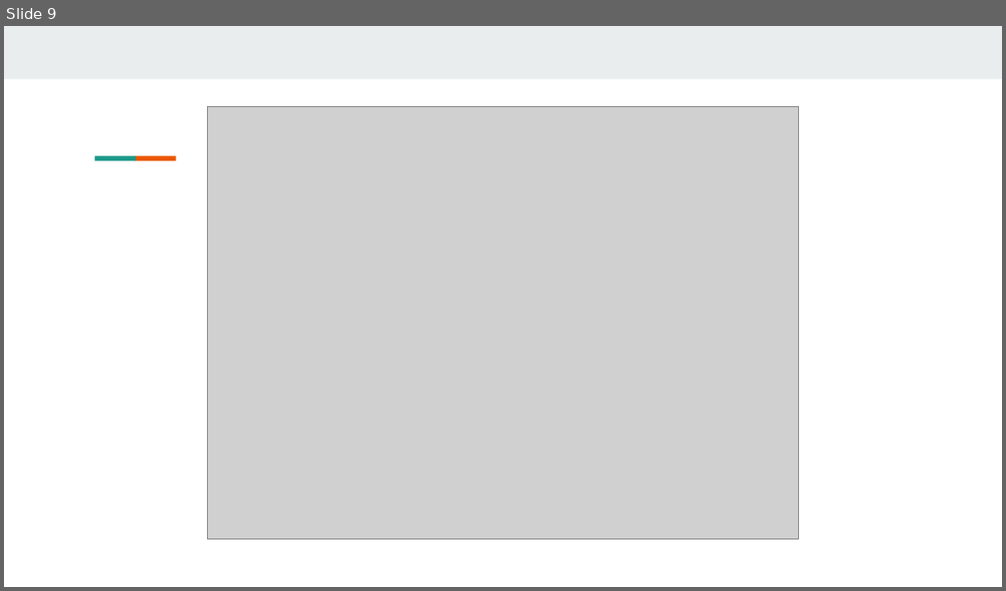
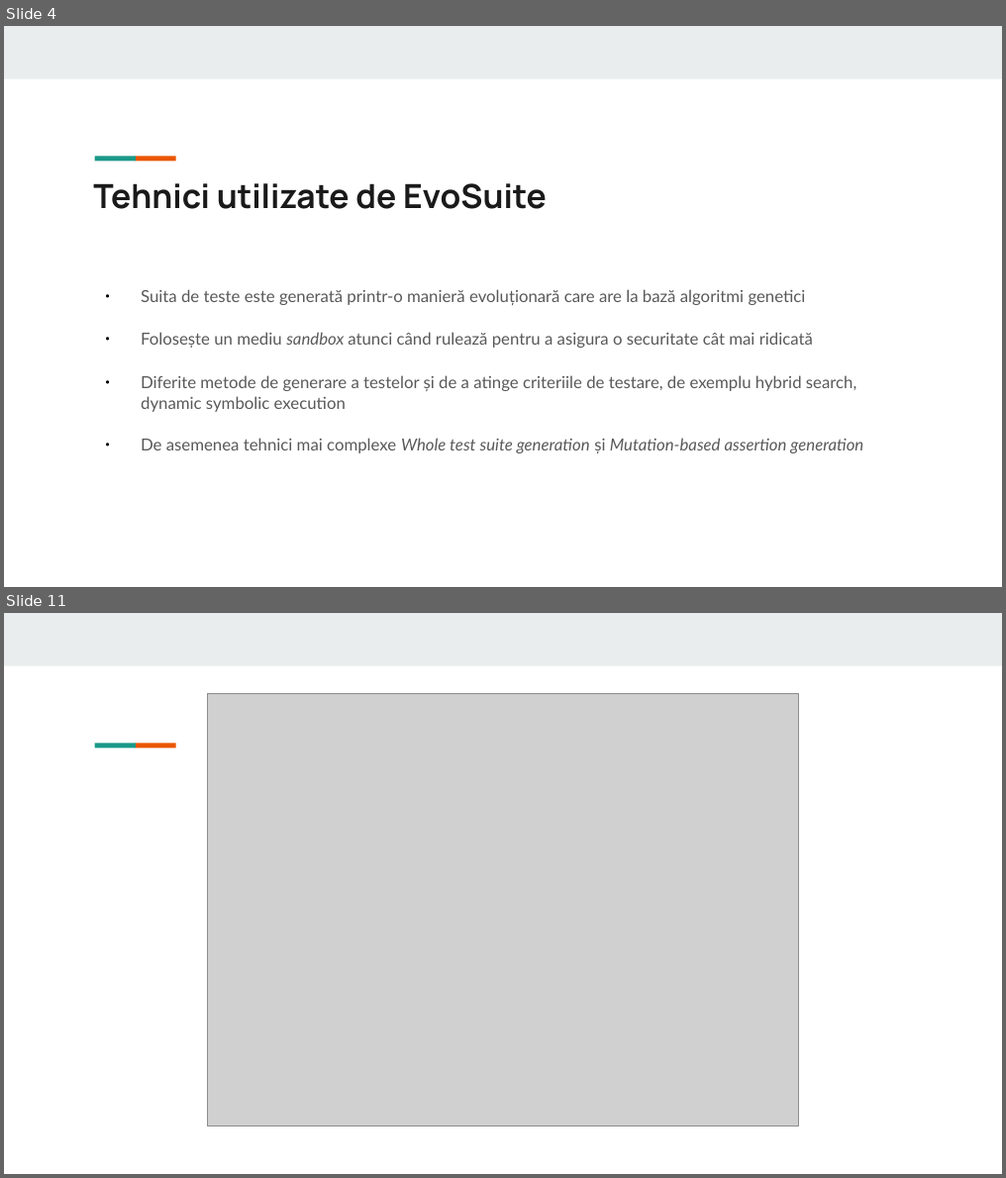
Before and after one commit to Alecsandu/EvoSuite_Demo, a slide deck: prezentare/EvoSuite.odp. Shown one above the other, each under a label of ours: slide 9 before the commit, slides 4 and 11 after it; the slides between them are not shown. The pictures are 1006x591 and 1006x1178 pixels, drawn with LibreOffice and Linux fonts; fonts in the diff are those of the drawing; grey boxes stand for pictures. Boxes give left, top, right and bottom in pixels: in the first picture for what was removed or moved away, otherwise in the second. Text is boxed around its words. In the diff, an @@ line names an element or a change of style, - is before the commit and + after.

```diff
--- a/prezentare/EvoSuite.odp
+++ b/prezentare/EvoSuite.odp
@@ slide 4 added at (4, 26, 1002, 587), background #FFFFFF; not listed: 3 template elements that a slide beside it also shows @@
@@ title added at (93, 183, 547, 209), 24.1 pt, text #1A1A1A, bold @@
+Tehnici utilizate de EvoSuite
@@ text added at (141, 289, 863, 454), 12 pt, text #595959 @@
+● Suita de teste este generată printr-o manieră evoluționară care are la bază algoritmi genetici
+● Folosește un mediu sandbox atunci când rulează pentru a asigura o securitate cât mai ridicată
+● Diferite metode de generare a testelor și de a atinge criteriile de testare, de exemplu hybrid search, dynamic symbolic execution
+● De asemenea tehnici mai complexe Whole test suite generation și Mutation-based assertion generation
@@ what was slide 9 is now slide 11 @@
```
Also in this commit, not shown: 3 slides changed, 8 other slides added, 6 slides removed.
